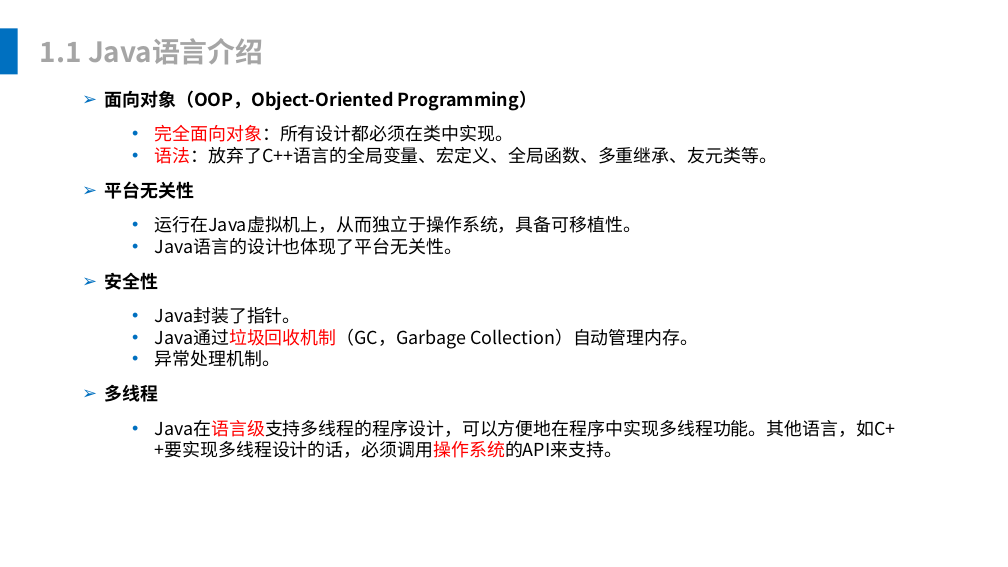
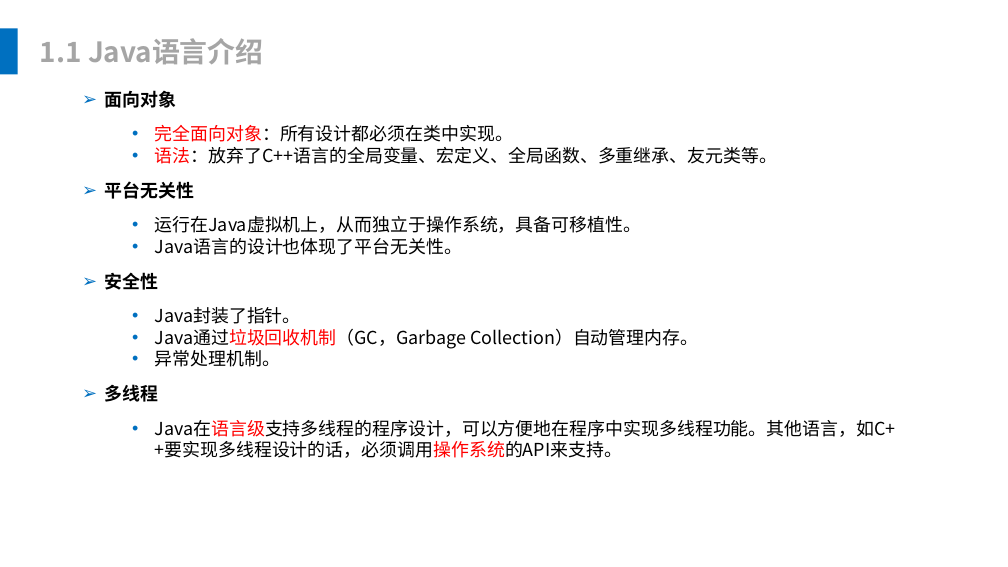
Before and after one commit to leonliu06/JavaTrainning, a slide deck: slide 4 of Java基础培训.pptx. Drawn at 1008x567 pixels with LibreOffice and Linux fonts; fonts in the diff are those of the drawing. Boxes give left, top, right and bottom in pixels: in the first picture for what was removed or moved away, otherwise in the second. Text is boxed around its words. In the diff, an @@ line names an element or a change of style, - is before the commit and + after.

```diff
--- a/Java基础培训.pptx
+++ b/Java基础培训.pptx
@@ text at box(104, 90, 176, 108): text changed @@
-➢ 面向对象（OOP，Object-Oriented Programming）
+➢ 面向对象
```
Also in this commit, not shown: 10 other slides changed.
